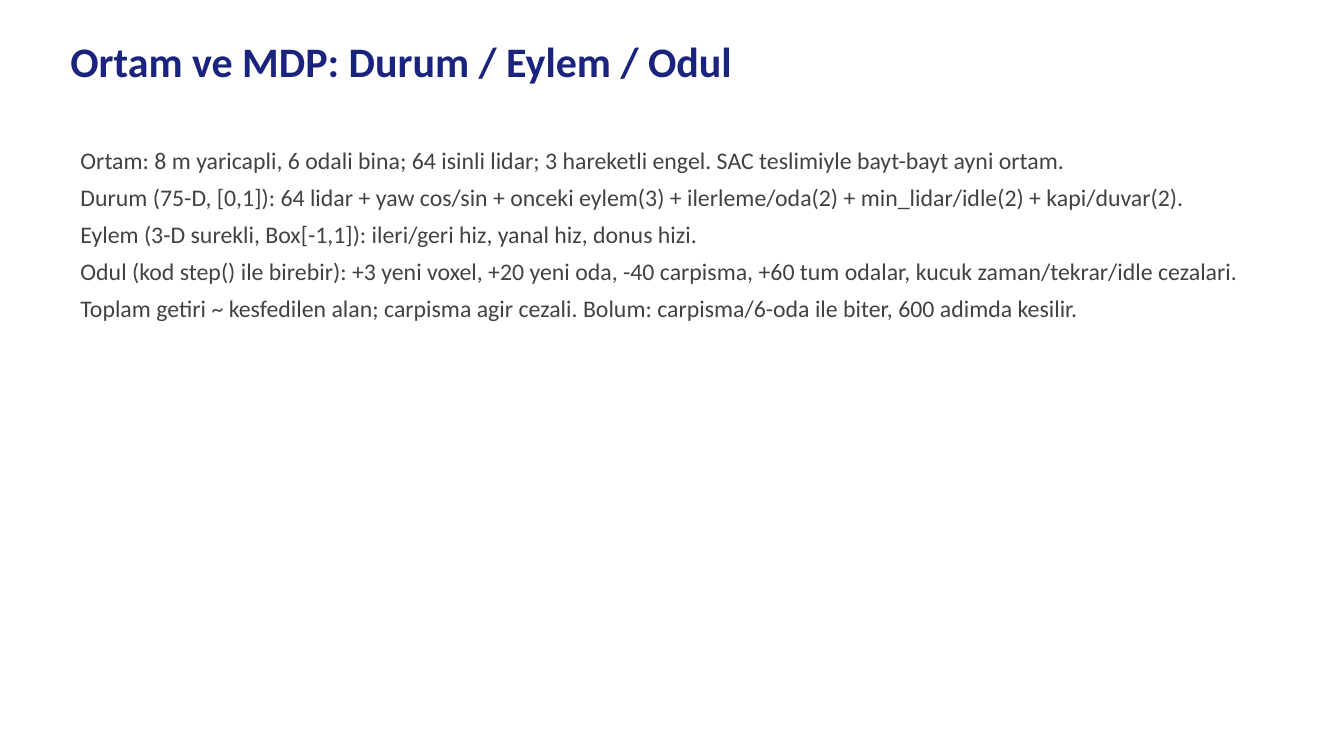
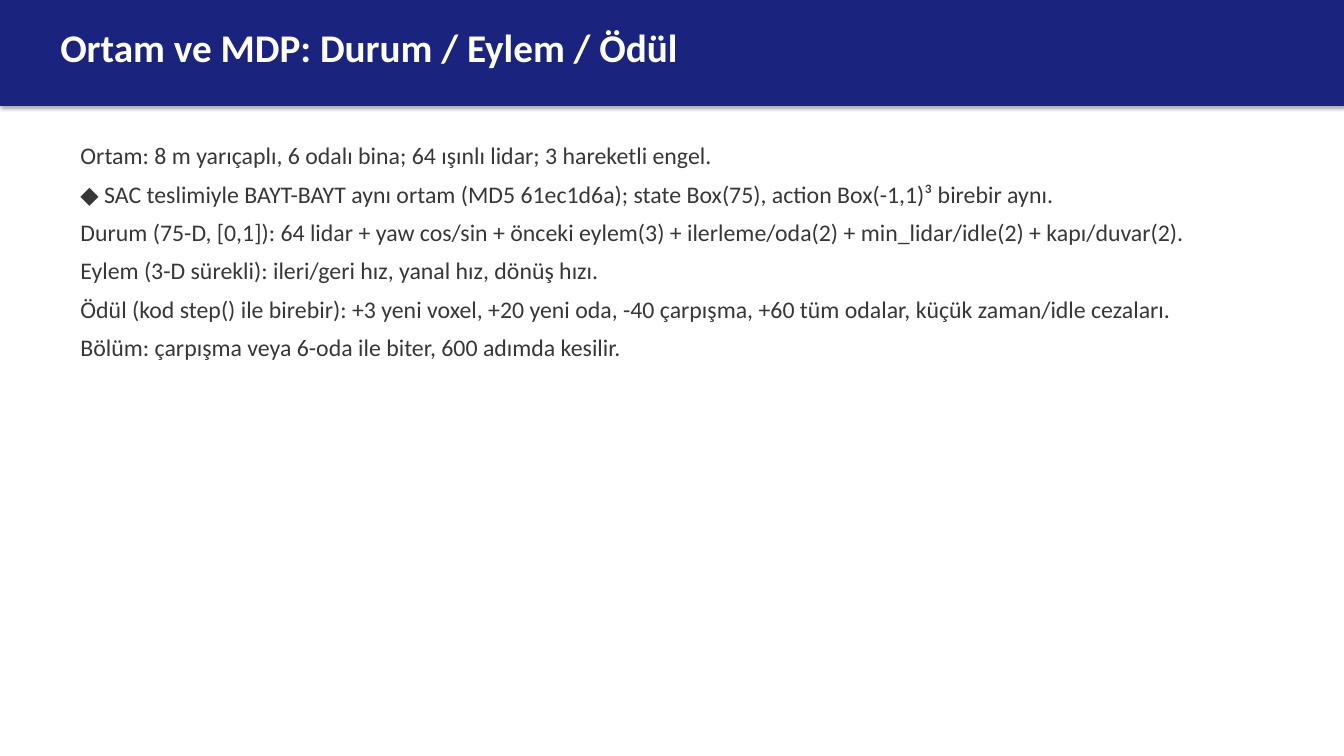
Before and after one commit to berkeryigit/rl_drone_pathfinding, a slide deck: slide 4 of deliverables/sunum/220202046_sunum.pptx (slide 3 before the commit). Drawn at 1344x756 pixels with LibreOffice and Linux fonts; fonts in the diff are those of the drawing. Boxes give left, top, right and bottom in pixels: in the first picture for what was removed or moved away, otherwise in the second. Text is boxed around its words. In the diff, an @@ line names an element or a change of style, - is before the commit and + after.

```diff
--- a/deliverables/sunum/220202046_sunum.pptx
+++ b/deliverables/sunum/220202046_sunum.pptx
@@ rectangle added at bbox=[0, 0, 1344, 106], fill #1A237E @@
@@ text at bbox=[60, 30, 677, 68]: text changed; size 30 to 28 pt; text colour #1A237E to #FFFFFF @@
-Ortam ve MDP: Durum / Eylem / Odul
+Ortam ve MDP: Durum / Eylem / Ödül
@@ text at bbox=[80, 147, 1183, 360]: text changed; text colour #424242 to #373737 @@
-Ortam: 8 m yaricapli, 6 odali bina; 64 isinli lidar; 3 hareketli engel. SAC teslimiyle bayt-bayt ayni ortam.
-Durum (75-D, [0,1]): 64 lidar + yaw cos/sin + onceki eylem(3) + ilerleme/oda(2) + min_lidar/idle(2) + kapi/duvar(2).
-Eylem (3-D surekli, Box[-1,1]): ileri/geri hiz, yanal hiz, donus hizi.
-Odul (kod step() ile birebir): +3 yeni voxel, +20 yeni oda, -40 carpisma, +60 tum odalar, kucuk zaman/tekrar/idle cezalari.
-Toplam getiri ~ kesfedilen alan; carpisma agir cezali. Bolum: carpisma/6-oda ile biter, 600 adimda kesilir.
+Ortam: 8 m yarıçaplı, 6 odalı bina; 64 ışınlı lidar; 3 hareketli engel.
+◆ SAC teslimiyle BAYT-BAYT aynı ortam (MD5 61ec1d6a); state Box(75), action Box(-1,1)³ birebir aynı.
+Durum (75-D, [0,1]): 64 lidar + yaw cos/sin + önceki eylem(3) + ilerleme/oda(2) + min_lidar/idle(2) + kapı/duvar(2).
+Eylem (3-D sürekli): ileri/geri hız, yanal hız, dönüş hızı.
+Ödül (kod step() ile birebir): +3 yeni voxel, +20 yeni oda, -40 çarpışma, +60 tüm odalar, küçük zaman/idle cezaları.
+Bölüm: çarpışma veya 6-oda ile biter, 600 adımda kesilir.
```
Also in this commit, not shown: 2 other slides changed, 29 slides added, 11 slides removed, 14 other files.
